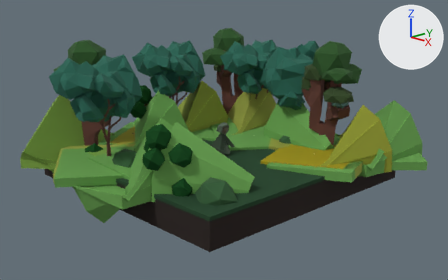
The Blender file Visual Project FIles/ROOMS/smfm room 14 redo.blend as it was, and as the next commit left it.
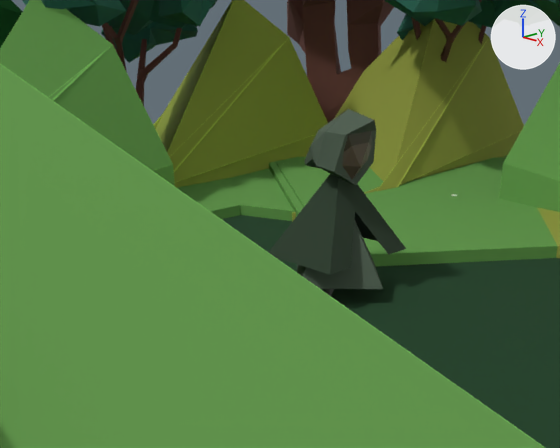
Each version appears first whole from a 50 mm camera at (12.17, -11.29, 6.05) aimed at (0.43, -0.2, 1.68), and next in a close-up from a 50 mm camera at (2.93, -3.01, 2.64) aimed at (0.27, -0.5, 1.65). Lighting does not change. The marker at upper right points along +X, +Y and +Z.
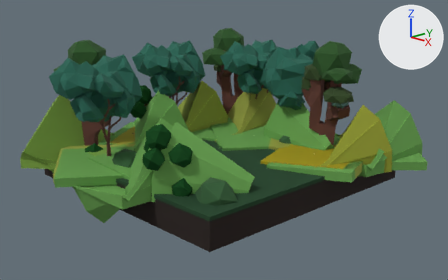
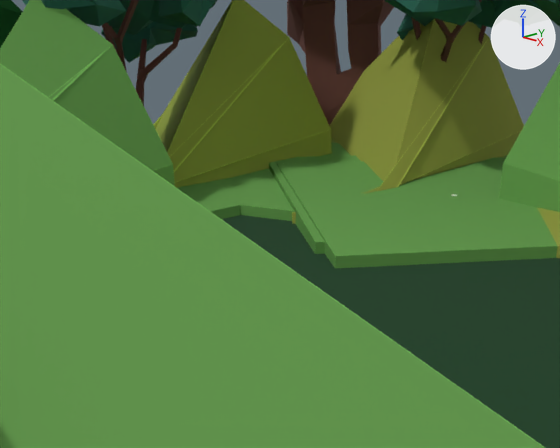
Location of each change, (x1, y1, x2, y2) in pixels of the close-ups (560 x 448 px):
'Cube.089', deleted: before (269, 109, 406, 296)
    faces in mat_material_018 (dark green #2f4030): (269, 174, 406, 274)
    faces in mat_material_017 (dark grey #516052): (297, 109, 383, 289)
    faces in mat_material_021 (brown #5b4c3f): (342, 142, 372, 179)
    faces in mat_material_020 (brown #30281a): (343, 131, 372, 153)

Edits to the bpy script that builds the scene:
```text
Remove ob_cube_089:
    ob_cube_089 = bpy.data.objects.new('Cube.089', me_cube_098)
    ob_cube_089.location = (1.675, 0.122, 0.025)
```
